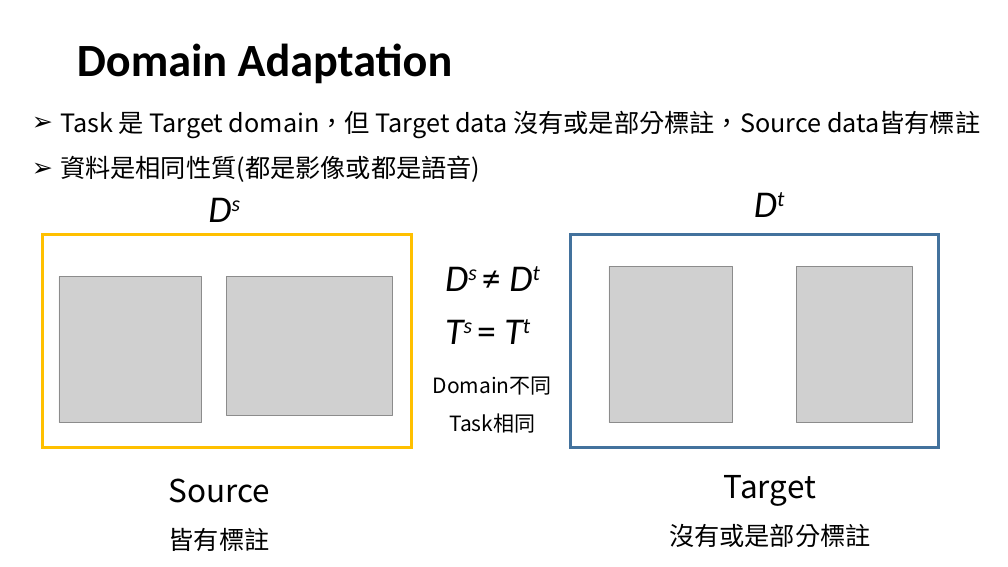
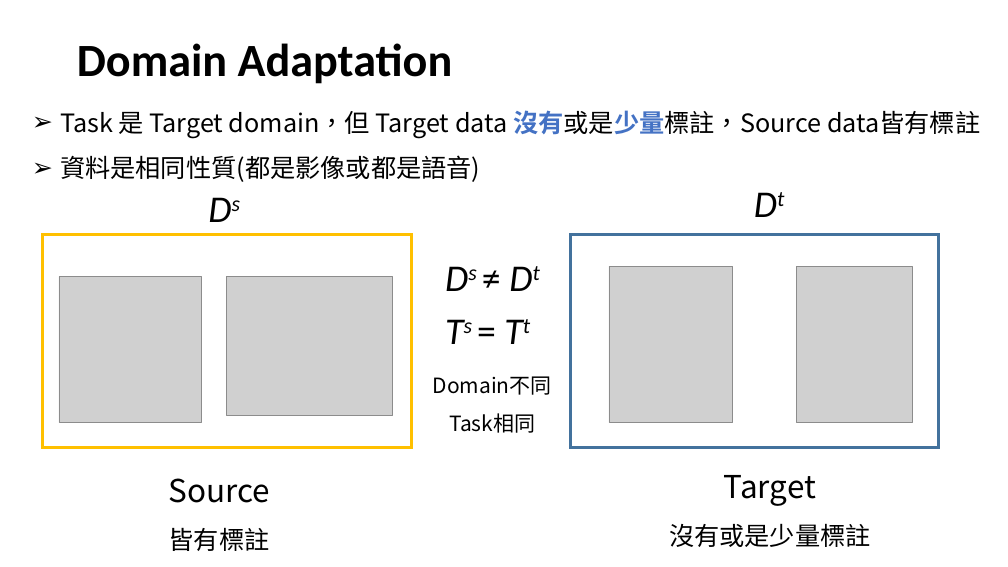
Before and after one commit to alicebook12220/yolov4_python, a slide deck: slide 3 of DA.pptx. Drawn at 1008x567 pixels with LibreOffice and Linux fonts; fonts in the diff are those of the drawing; grey boxes stand for pictures. Boxes give left, top, right and bottom in pixels: in the first picture for what was removed or moved away, otherwise in the second. Text is boxed around its words. In the diff, an @@ line names an element or a change of style, - is before the commit and + after.

```diff
--- a/DA.pptx
+++ b/DA.pptx
@@ text at <box>60,110,980,139</box>: text changed @@
-➢ Task 是 Target domain，但 Target data 沒有或是部分標註，Source data皆有標註
+➢ Task 是 Target domain，但 Target data 沒有或是少量標註，Source data皆有標註
@@ text at <box>669,523,871,547</box>: text changed @@
-沒有或是部分標註
+沒有或是少量標註
```
Also in this commit, not shown: 12 other slides changed, 4 slides added.
